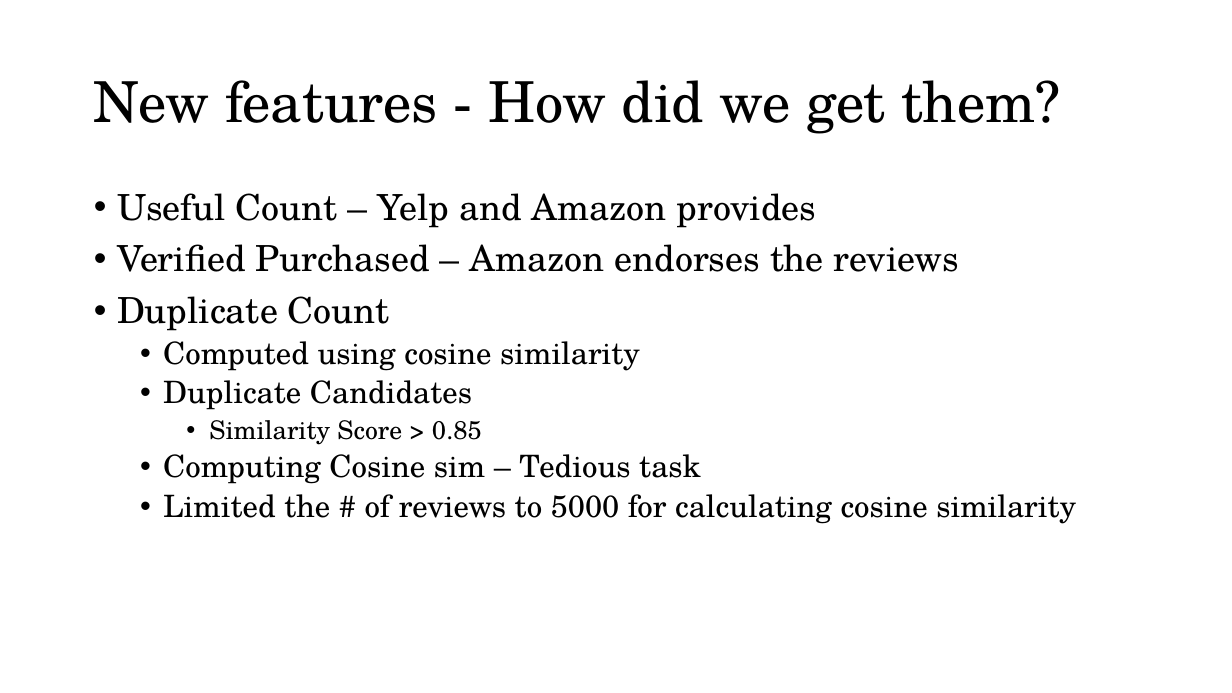
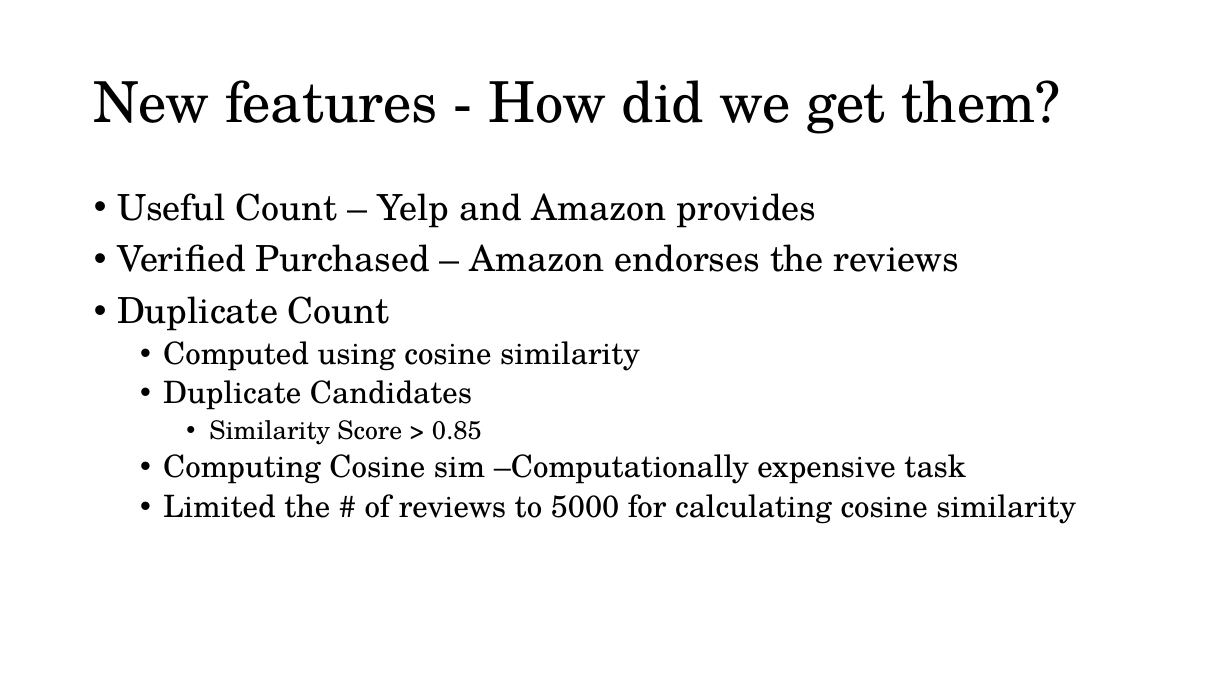
Before and after one commit to rkumar2468/Mining, a slide deck: slide 5 of Documents/Presentation/Course591-Final-Presentation.pptx (slide 7 before the commit). Drawn at 1232x693 pixels with LibreOffice and Linux fonts; fonts in the diff are those of the drawing. Boxes give left, top, right and bottom in pixels: in the first picture for what was removed or moved away, otherwise in the second. Text is boxed around its words. In the diff, an @@ line names an element or a change of style, - is before the commit and + after.

```diff
--- a/Documents/Presentation/Course591-Final-Presentation.pptx
+++ b/Documents/Presentation/Course591-Final-Presentation.pptx
@@ text at (x1=163, y1=454, x2=966, y2=484): text changed @@
-  • Computing Cosine sim – Tedious task
+  • Computing Cosine sim –Computationally expensive task
```
Also in this commit, not shown: 6 other slides changed, 3 slides removed.
